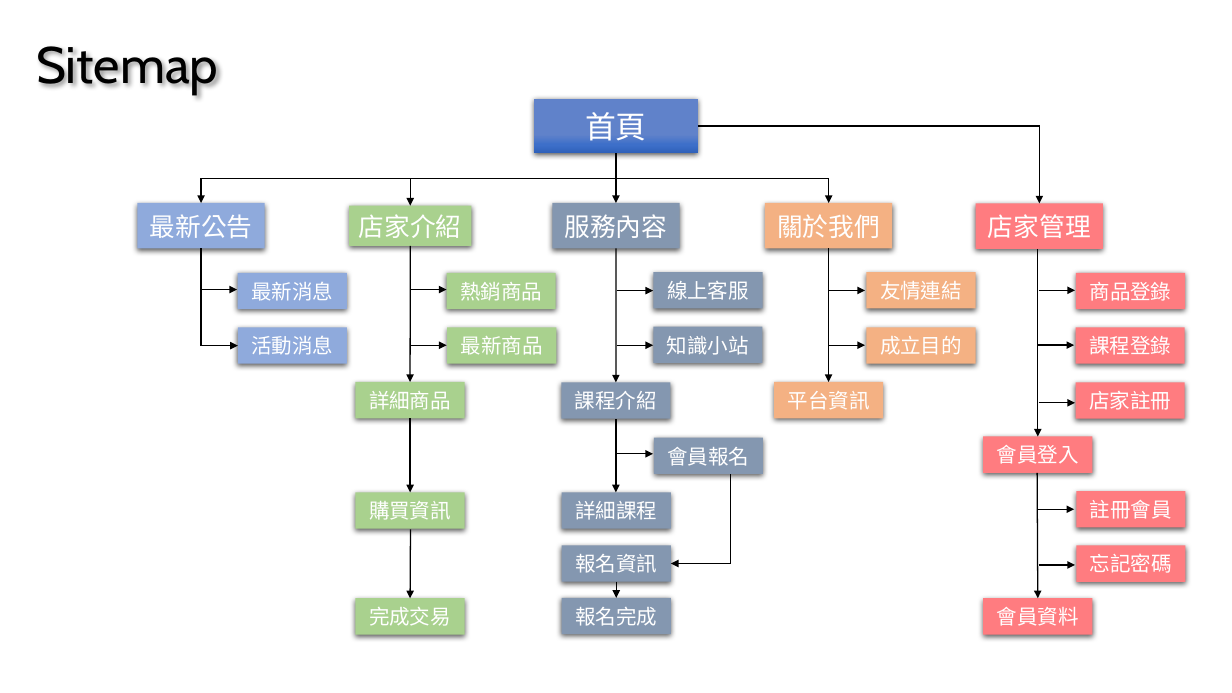
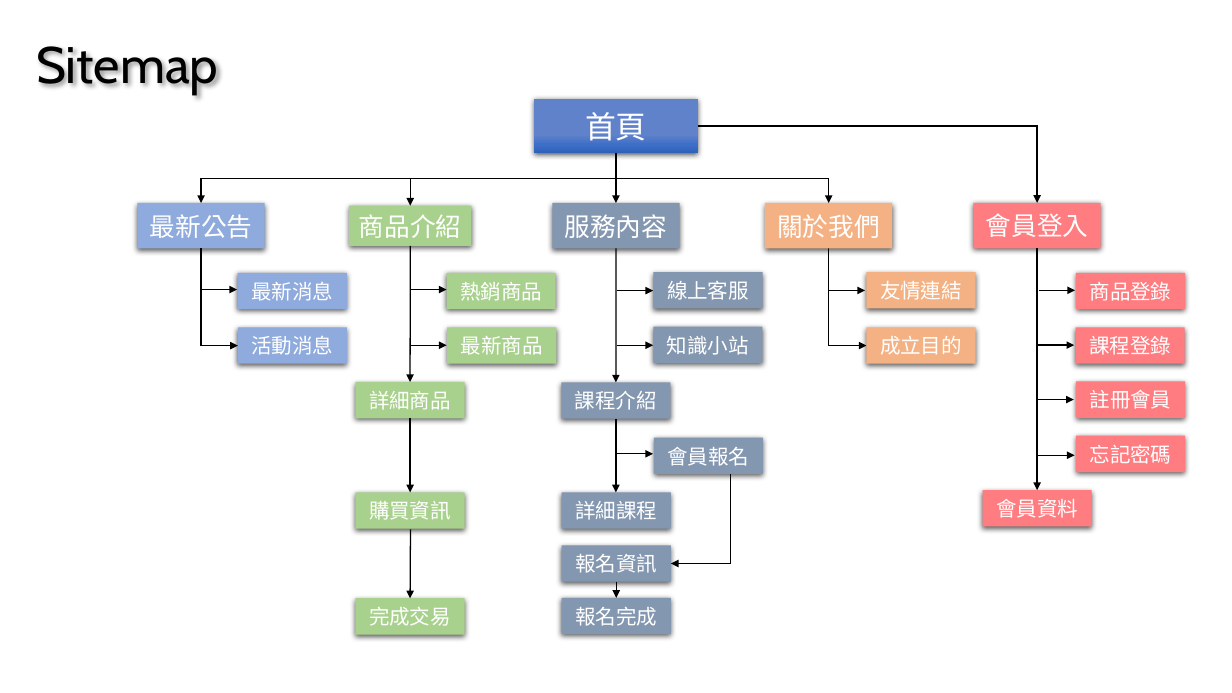
Before and after one commit to MercyLM/MyWeb, a slide deck: slide 5 of 個人作品報告.pptx (slide 2 before the commit). Drawn at 1232x693 pixels with LibreOffice and Linux fonts; fonts in the diff are those of the drawing. Boxes give left, top, right and bottom in pixels: in the first picture for what was removed or moved away, otherwise in the second. Text is boxed around its words. In the diff, an @@ line names an element or a change of style, - is before the commit and + after.

Commit message:
01/08

```diff
--- a/個人作品報告.pptx
+++ b/個人作品報告.pptx
@@ elbow arrow (698, 126) - (1037, 203): route changed @@
@@ text in rectangle at (359, 214, 462, 238): text changed @@
-店家介紹
+商品介紹
@@ text in rectangle at (986, 213, 1089, 237): text changed @@
-店家管理
+會員登入
@@ arrow removed from (829, 249) to (829, 382) @@
@@ elbow arrow added from (829, 249) to (867, 346), #000000 1 pt @@
@@ arrow moved from (1038, 249) - (1038, 436) to (1037, 249) - (1037, 490) @@
@@ arrow removed from (829, 346) to (865, 346) @@
@@ rectangle removed at (775, 382, 884, 418) @@
-平台資訊
@@ rectangle removed at (1076, 383, 1185, 419) @@
-店家註冊
@@ 3 rectangles, 2 arrows: place and size @@
-3 rectangles, 2 arrows at (983, 491, 1186, 634)
+3 rectangles, 2 arrows at (982, 382, 1186, 526)
@@ arrow removed from (1039, 403) to (1075, 403) @@
@@ rectangle removed at (983, 436, 1092, 472) @@
-會員登入
@@ arrow removed from (1037, 473) to (1038, 598) @@
```
Also in this commit, not shown: 2 other slides changed, 12 slides added, 1 slide removed.
